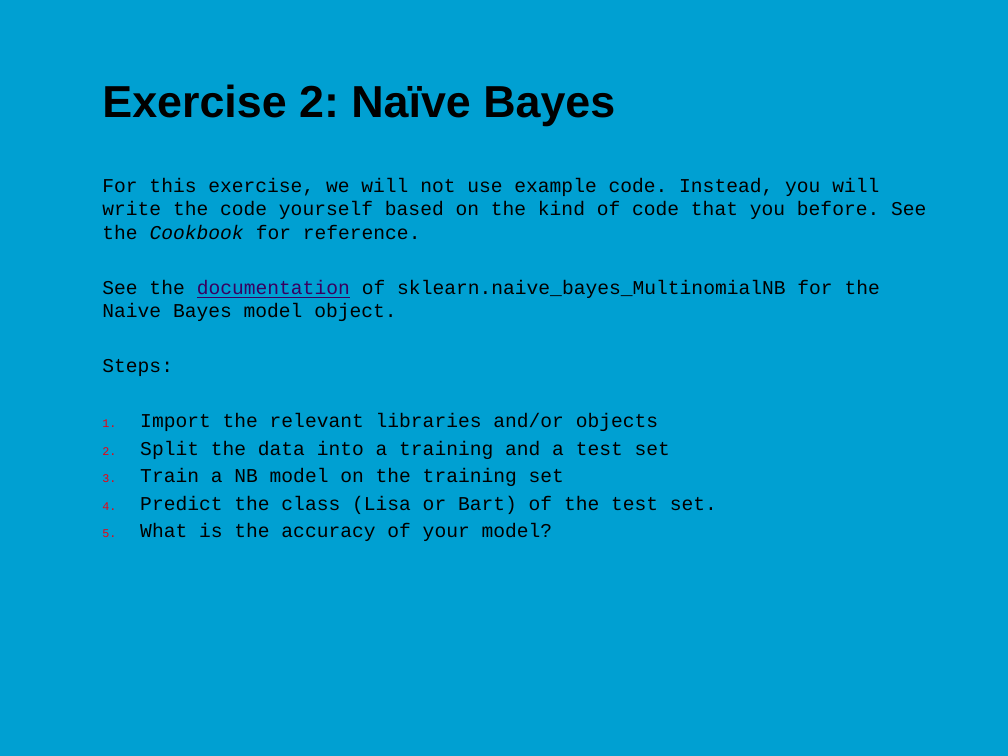
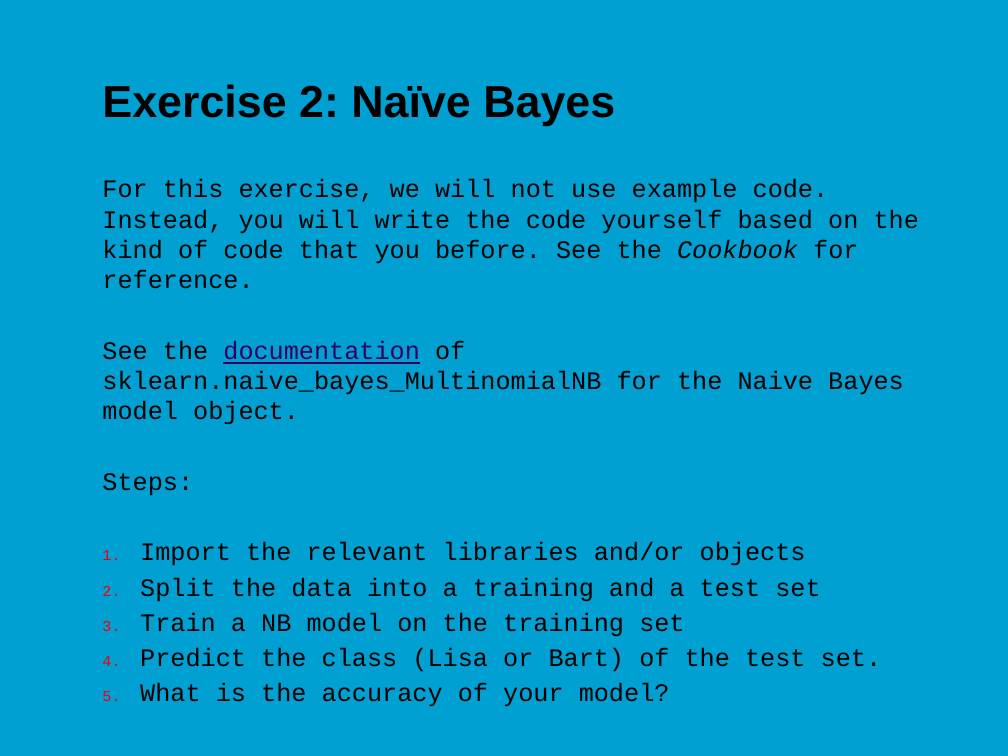
Before and after one commit to jonasmoons/data-driven-learning, a slide deck: slide 17 of slides/Week 6 - text mining.pptx. Drawn at 1008x756 pixels with LibreOffice and Linux fonts; fonts in the diff are those of the drawing; background and template pictures are left out. Boxes give left, top, right and bottom in pixels: in the first picture for what was removed or moved away, otherwise in the second. Text is boxed around its words. In the diff, an @@ line names an element or a change of style, - is before the commit and + after.

```diff
--- a/slides/Week 6 - text mining.pptx
+++ b/slides/Week 6 - text mining.pptx
@@ text "For this exercise, we will ..." at box(102, 179, 919, 707): size 14 to 18 pt @@
```
Also in this commit, not shown: 1 other file.
